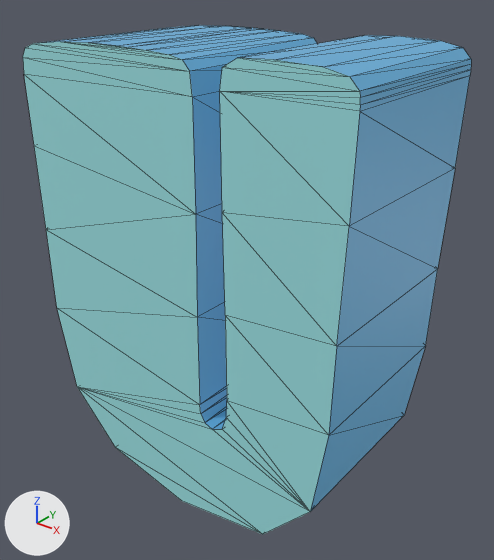
A saved change to the glTF model scene/models/alphaNum/u.glb.
Both versions are drawn from a 50 mm lens placed at (0.403, -0.484, 0.52), pointed at (0.01, 0.008, 0.216). Arrows for +X, +Y and +Z are at lower left; the lights stay in place. Mesh edges are drawn as thin lines. Objects named as collision shapes, trigger or cutter boxes, shadow casters or lower levels of detail are left out. Where no turn or scale is listed for an object, it has been applied to the vertices.

The scene before the commit, as lines of its bpy script (objects in view):
```python
mat_dark = principled_material('Dark')
mat_dark.base_color = (0.101, 0.338, 0.562)  # blue #599dc6
mat_dark.emission_color = (0.02, 0.0673, 0.113)  # dark blue #27495e
mat_dark.emission_strength = 1.0
mat_light = principled_material('Light')
mat_light.base_color = (0.251, 0.566, 0.581)  # cyan #89c6c8
mat_light.emission_color = (0.05, 0.113, 0.115)  # dark cyan #3f5e5f
mat_light.emission_strength = 1.0
me_text_059 = bpy.data.meshes.new('Text.059')
me_text_059.from_pydata(...)  # 90 vertices, 176 faces; spans x -0.184..0.181, y -0.09..0.09, z -0.015..0.451
# faces by material slot: [90, 86]
me_text_059.materials.append(mat_dark)  # blue #599dc6
me_text_059.materials.append(mat_light)  # cyan #89c6c8
ob_u_001 = bpy.data.objects.new('u.001', me_text_059)
ob_u_001.location = (0.0, 0.0, 0.0)
```
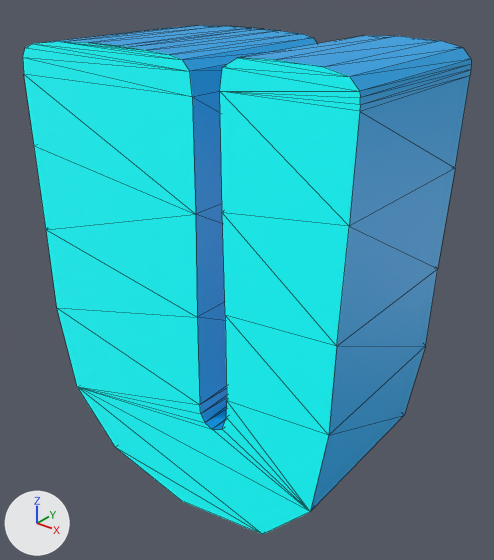
The change, as a diff of the scene's bpy script:
```diff
--- a/scene/models/alphaNum/u.glb.py
+++ b/scene/models/alphaNum/u.glb.py
@@ mat_light @@
 mat_light = principled_material('Light')
-mat_light.base_color = (0.251, 0.566, 0.581)  # cyan #89c6c9
-mat_light.emission_color = (0.05, 0.113, 0.115)  # dark cyan #3f5e5f
+mat_light.base_color = (0.0, 1.0, 1.0)  # cyan #00ffff
+mat_light.emission_color = (0.0, 0.2, 0.2)  # dark cyan #007c7c
 mat_light.emission_strength = 1.0
@@ mat_dark @@
 mat_dark = principled_material('Dark')
-mat_dark.base_color = (0.101, 0.338, 0.562)  # blue #599dc6
-mat_dark.emission_color = (0.02, 0.0673, 0.113)  # dark blue #27495e
+mat_dark.base_color = (0.0, 0.296, 0.651)  # cyan #0094d3
+mat_dark.emission_color = (0.0, 0.0592, 0.13)  # dark blue #004565
 mat_dark.emission_strength = 1.0
```

Where the change shows, as pixel boxes [x1, y1, x2, y2] in the pictures (494 x 560 px):
'u.001', recoloured
    both: [23, 25, 471, 534]
